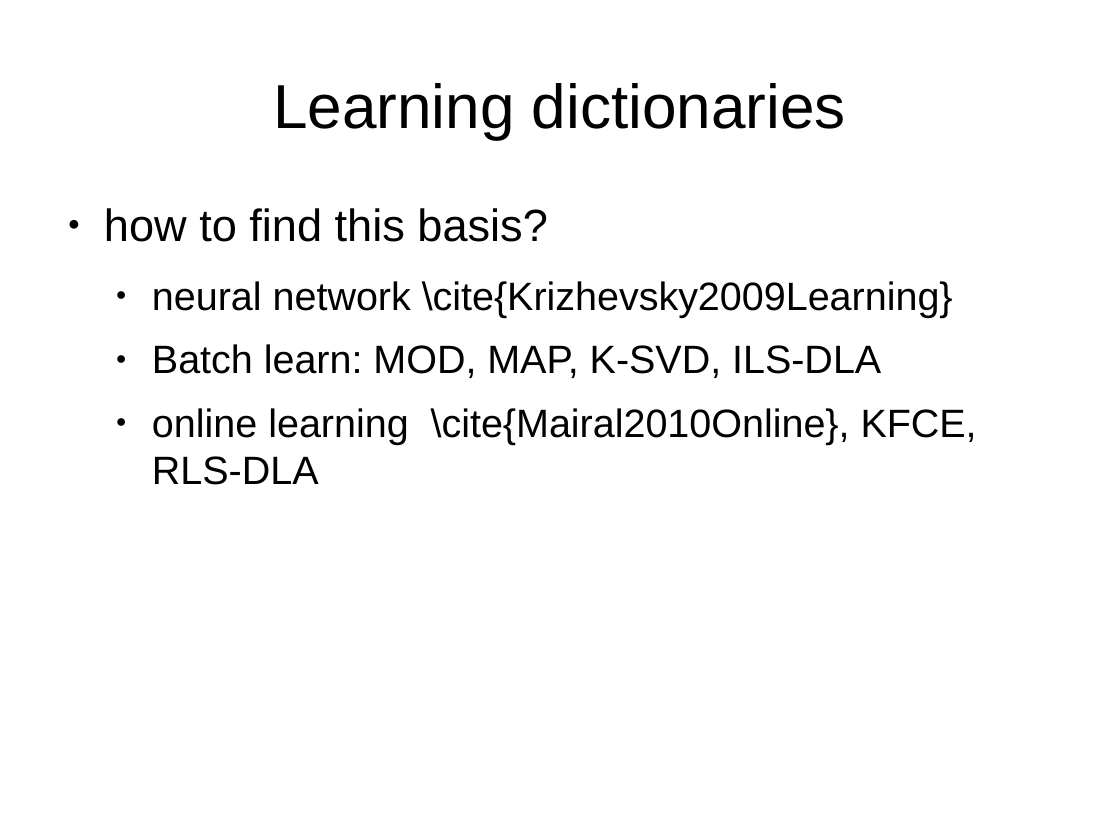
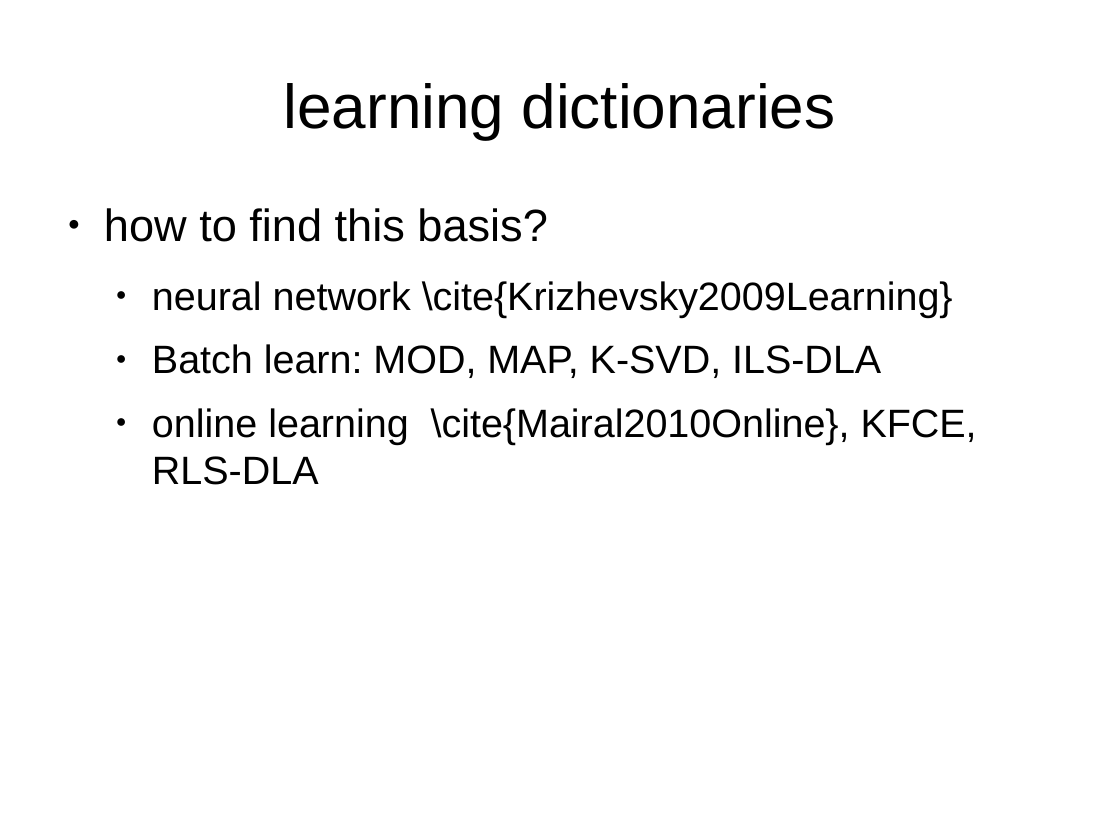
Before and after one commit to Sebu/sprs, a slide deck: slide 12 of progress_report/progress_report.odp (slide 13 before the commit). Drawn at 1120x840 pixels with LibreOffice and Linux fonts; fonts in the diff are those of the drawing. Boxes give left, top, right and bottom in pixels: in the first picture for what was removed or moved away, otherwise in the second. Text is boxed around its words. In the diff, an @@ line names an element or a change of style, - is before the commit and + after.

```diff
--- a/progress_report/progress_report.odp
+++ b/progress_report/progress_report.odp
@@ title at (284,83,836,139): text changed @@
-Learning dictionaries
+learning dictionaries
```
Also in this commit, not shown: 9 other slides changed, 2 slides added, 2 slides removed, 11 other files.
